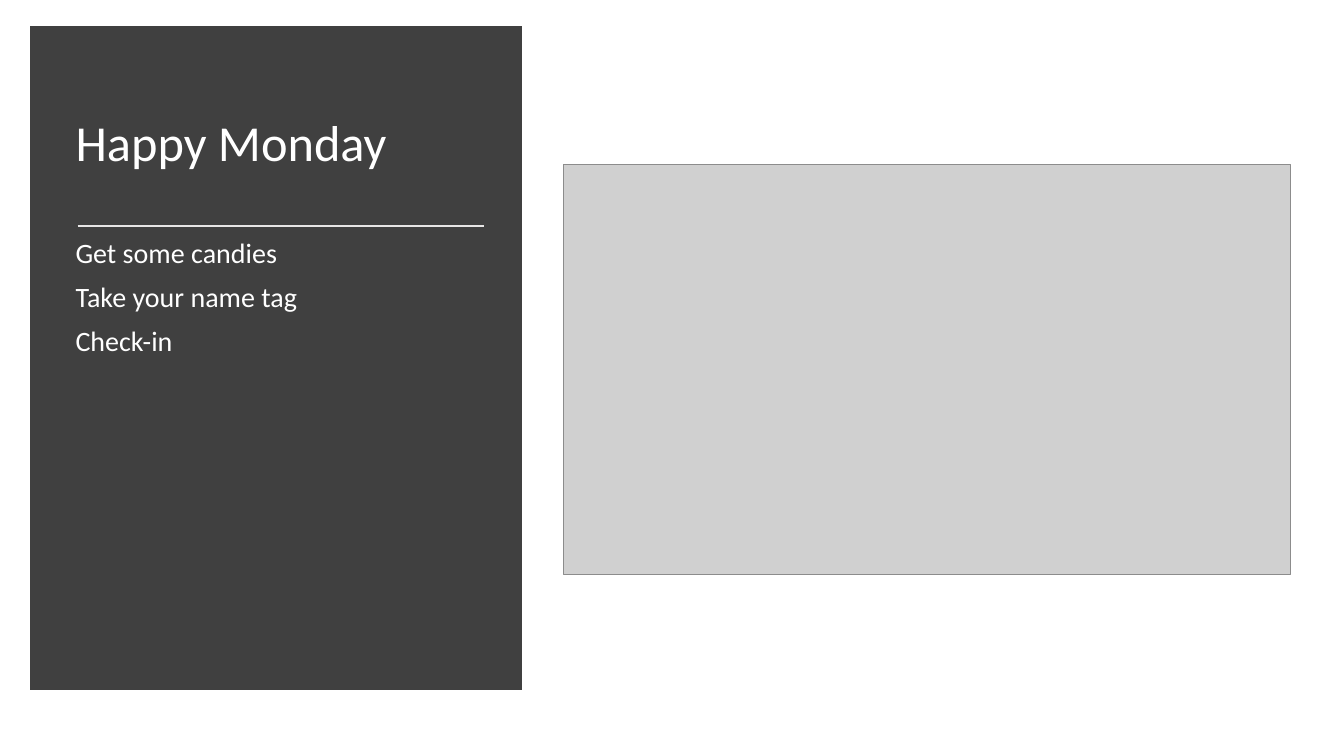
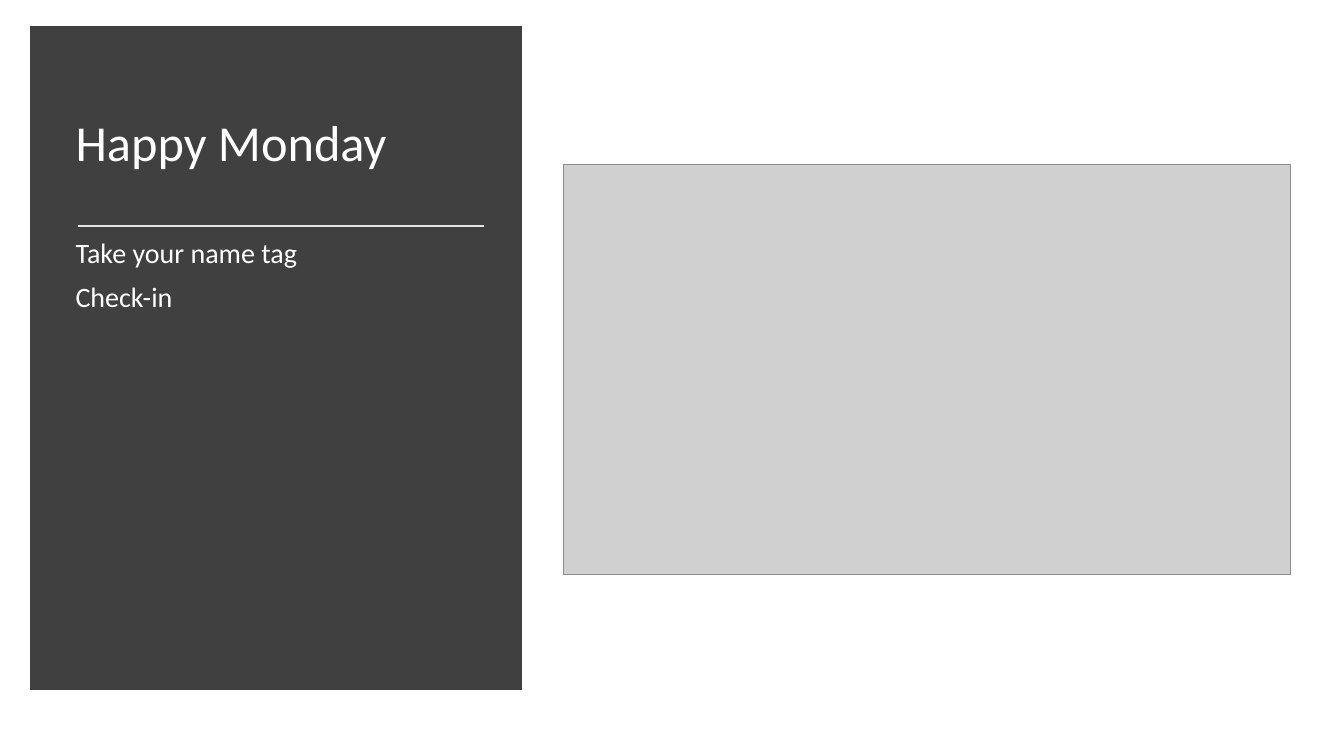
Before and after one commit to mikenguyen13/mar4050_S22, a slide deck: slide 1 of lectures/11/1_Correlation.pptx. Drawn at 1344x756 pixels with LibreOffice and Linux fonts; fonts in the diff are those of the drawing; grey boxes stand for pictures. Boxes give left, top, right and bottom in pixels: in the first picture for what was removed or moved away, otherwise in the second. Text is boxed around its words. In the diff, an @@ line names an element or a change of style, - is before the commit and + after.

Commit message:
lecture 11 session 1

```diff
--- a/lectures/11/1_Correlation.pptx
+++ b/lectures/11/1_Correlation.pptx
@@ text at [76,243,277,263]: paragraph removed @@
-Get some candies
```
